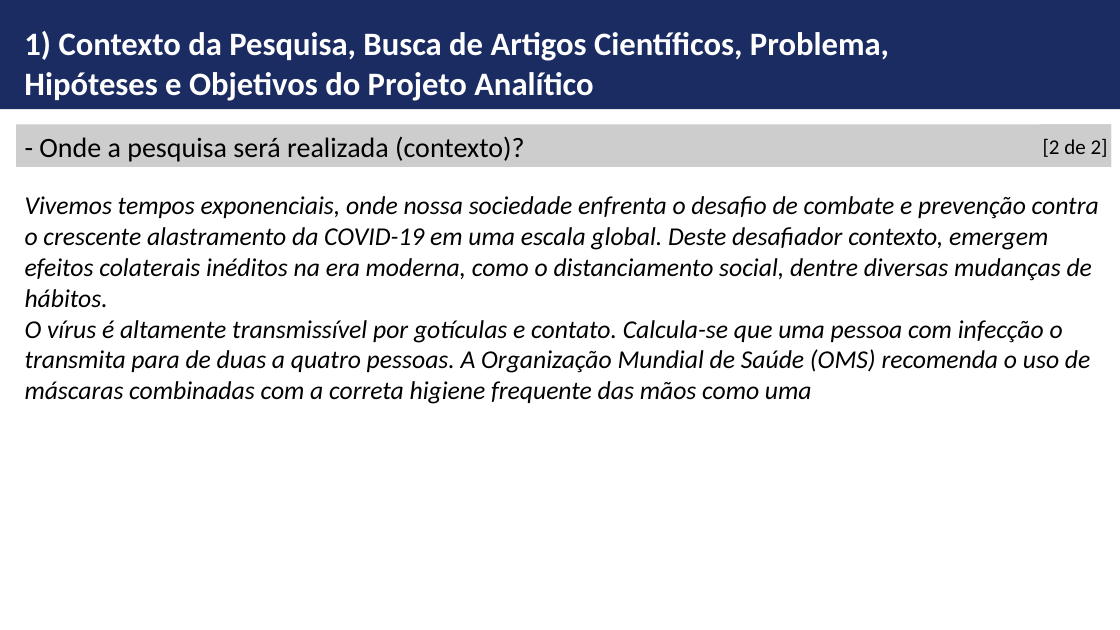
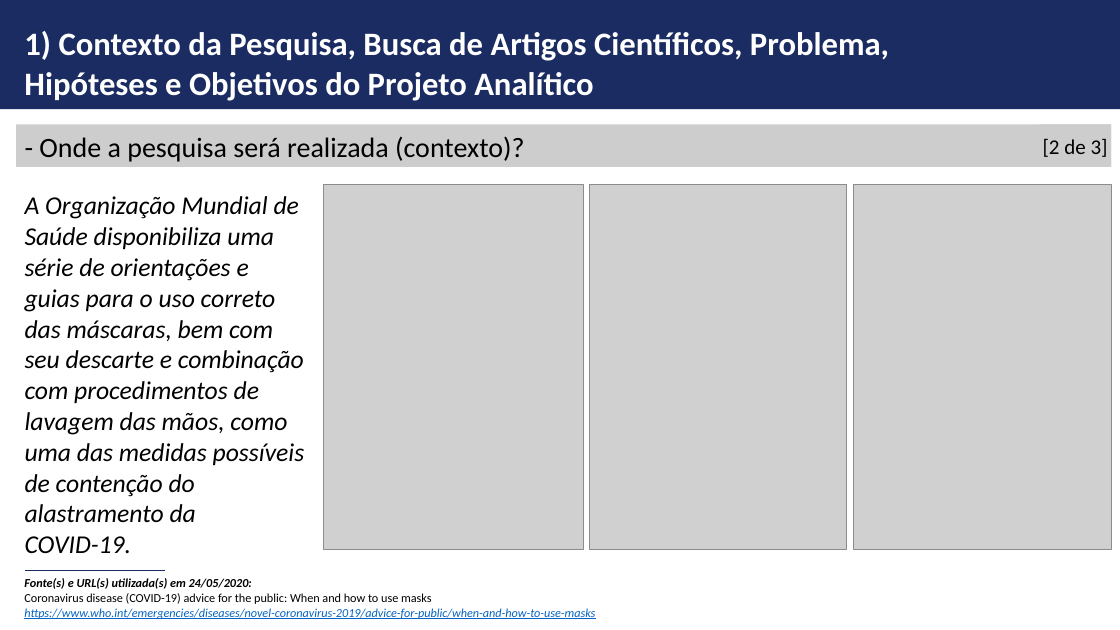
Before and after one commit to ldaniel/Challenges-Requirements-Analytical-Projects, a slide deck: slide 3 of presentation/FGV-MBA - Monografia - Detecção de Máscara Facial.pptx. Drawn at 1120x630 pixels with LibreOffice and Linux fonts; fonts in the diff are those of the drawing; grey boxes stand for pictures; background and template pictures are left out. Boxes give left, top, right and bottom in pixels: in the first picture for what was removed or moved away, otherwise in the second. Text is boxed around its words. In the diff, an @@ line names an element or a change of style, - is before the commit and + after.

```diff
--- a/presentation/FGV-MBA - Monografia - Detecção de Máscara Facial.pptx
+++ b/presentation/FGV-MBA - Monografia - Detecção de Máscara Facial.pptx
@@ text in rectangle at (1043,139,1108,157): text changed @@
-[2 de 2]
+[2 de 3]
@@ text removed at (25,196,1099,404) @@
-Vivemos tempos exponenciais, onde nossa sociedade enfrenta o desafio de combate e prevenção contra o crescente alastramento da COVID-19 em uma escala global. Deste desafiador contexto, emergem efeitos colaterais inéditos na era moderna, como o distanciamento social, dentre diversas mudanças de hábitos.
-O vírus é altamente transmissível por gotículas e contato. Calcula-se que uma pessoa com infecção o transmita para de duas a quatro pessoas. A Organização Mundial de Saúde (OMS) recomenda o uso de máscaras combinadas com a correta higiene frequente das mãos como uma
@@ text added at (25,196,305,553), 22 pt, text #000000, italic @@
+A Organização Mundial de Saúde disponibiliza uma série de orientações e guias para o uso correto das máscaras, bem com seu descarte e combinação com procedimentos de lavagem das mãos, como uma das medidas possíveis de contenção do alastramento da
+COVID-19.
@@ picture added at (323,185,583,549) @@
@@ picture added at (590,185,847,549) @@
@@ picture added at (854,185,1112,549) @@
@@ text added at (24,578,595,619), 10.5 pt, text #000000, italic @@
+Fonte(s) e URL(s) utilizada(s) em 24/05/2020:
+Coronavirus disease (COVID-19) advice for the public: When and how to use masks
+https://www.who.int/emergencies/diseases/novel-coronavirus-2019/advice-for-public/when-and-how-to-use-masks
@@ line added from (24, 570) to (166, 570), #1B2C62 0.5 pt @@
```
Also in this commit, not shown: 2 other slides changed, 1 slide added.
